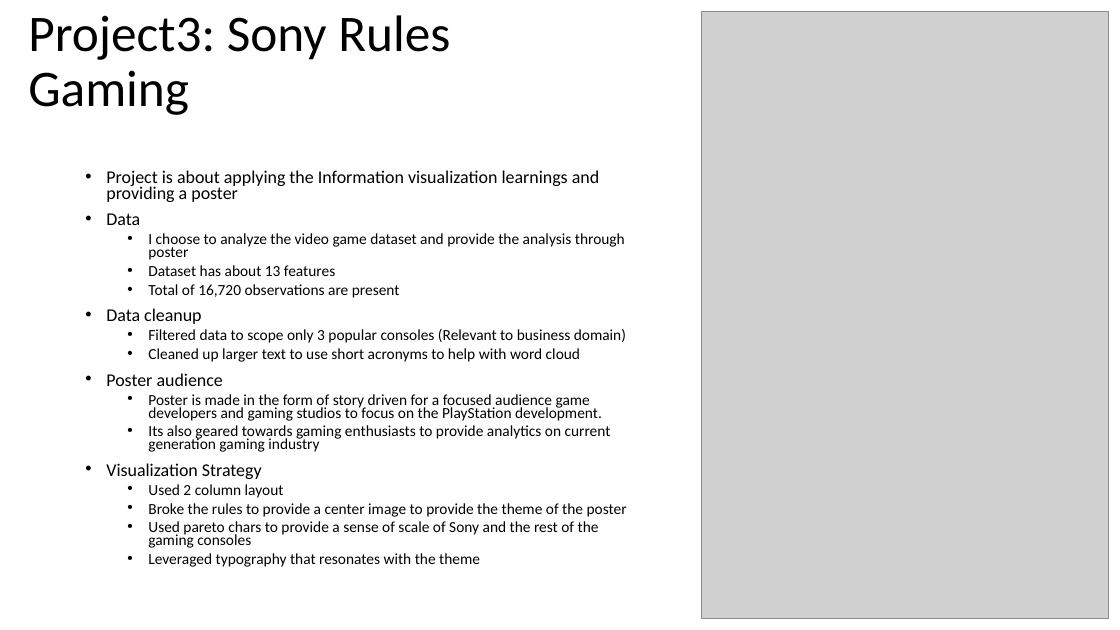
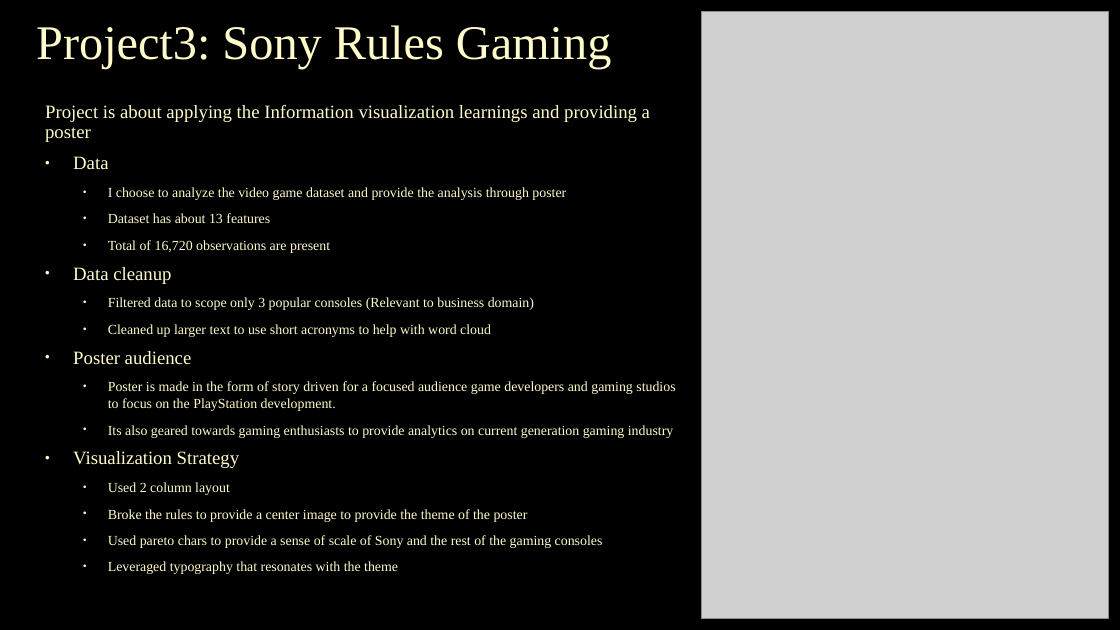
Before and after one commit to srihari-busam/MS-ADS-Portfolio, a slide deck: slide 12 of MS ADS.pptx. Drawn at 1120x630 pixels with LibreOffice and Linux fonts; fonts in the diff are those of the drawing; grey boxes stand for pictures; background and template pictures are left out. Boxes give left, top, right and bottom in pixels: in the first picture for what was removed or moved away, otherwise in the second. Text is boxed around its words. In the diff, an @@ line names an element or a change of style, - is before the commit and + after.

Commit message:
added video

```diff
--- a/MS ADS.pptx
+++ b/MS ADS.pptx
@@ background #FFFFFF to picture (left out) @@
@@ title "Project3: Sony Rules Gaming": place and size @@
-title "Project3: Sony Rules Gaming" at (28,15,450,115)
+title "Project3: Sony Rules Gaming" at (36,25,612,68)
@@ title "Project3: Sony Rules Gaming" at (36,25,612,68): size 44 to 41.4 pt, font Calibri to Times New Roman, text colour #000000 to #FEFAC9, letter outline none to #404040 0.75 pt; alignment left to centre @@
@@ text "Project is about applying the ...": place and size @@
-text "Project is about applying the ..." at (106,170,627,567)
+text "Project is about applying the ..." at (45,104,675,574)
@@ text "Project is about applying the ..." at (45,104,675,574): size 15.4 to 16.1 pt in "Project is about applying the Information visualization ...", "Data", "Data cleanup", "Poster audience" and 1 more places; font Calibri to Times New Roman, text colour #000000 to #FEFAC9, letter outline none to #404040 0.75 pt; size 13.2 to 11.9 pt in "I choose to analyze the video game ...", "Dataset has about 13 features", "Total of 16,720 observations are present", "Filtered data to scope only 3 popular ..." and 7 more places; bullet • to none; line spacing 0.7 to 0.9; indent changed; line spacing 0.7 to 1; more space between paragraphs @@
```
Also in this commit, not shown: 16 other slides changed, 1 slide added, 1 slide removed, 1 other file.
